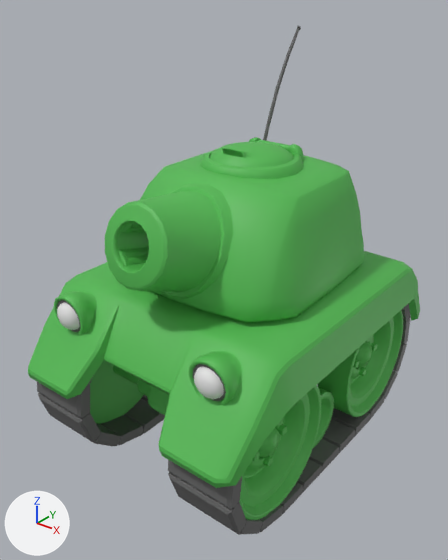
Renders of the FBX model Assets/Models/Tank.fbx from each side of a commit.
Camera for both pictures: a 50 mm camera at (2.14, -2.81, 2.75) aimed at (-0.05, -0.07, 1.05). Arrows for +X, +Y and +Z are at lower left; the lights stay in place.

The older version as bpy lines, for what is in view:
```python
me_scene = bpy.data.meshes.new('Scene')
me_scene.from_pydata(...)  # 1305 vertices, 2536 faces; spans x -0.85..0.85, y -1.11..1.26, z 0.05..1.16
# faces by material slot: [2162, 128, 246]
me_scene.materials.append(mat_tankcolour)  # green #53b953
me_scene.materials.append(mat_tanklights)  # white #e7e7e7
me_scene.materials.append(mat_tankgrey)  # dark grey #646464
me_scene_001 = bpy.data.meshes.new('Scene.001')
me_scene_001.from_pydata(...)  # 2366 vertices, 4452 faces; spans x 0.0..0.77, y -1.05..1.05, z -0.03..0.94
# faces by material slot: [3808, 644]
me_scene_001.materials.append(mat_tankcolour)  # green #53b953
me_scene_001.materials.append(mat_tankgrey)  # dark grey #646464
me_scene_002 = bpy.data.meshes.new('Scene.002')
me_scene_002.from_pydata(...)  # 2366 vertices, 4452 faces; spans x -0.77..0.0, y -1.05..1.05, z -0.03..0.94
# faces by material slot: [3808, 644]
me_scene_002.materials.append(mat_tankcolour)  # green #53b953
me_scene_002.materials.append(mat_tankgrey)  # dark grey #646464
me_scene_003 = bpy.data.meshes.new('Scene.003')
me_scene_003.from_pydata(...)  # 1232 vertices, 2418 faces; spans x -0.65..0.65, y -0.91..1.07, z 1.03..2.46
# faces by material slot: [2043, 375]
me_scene_003.materials.append(mat_tankcolour)  # green #53b953
me_scene_003.materials.append(mat_tankgrey)  # dark grey #646464
ob_tankchassis = bpy.data.objects.new('TankChassis', me_scene)
ob_tankchassis.location = (0.0, 0.0, 0.0)
ob_tanktracksleft = bpy.data.objects.new('TankTracksLeft', me_scene_001)
ob_tanktracksleft.location = (0.0, 0.0, 0.0)
ob_tanktracksright = bpy.data.objects.new('TankTracksRight', me_scene_002)
ob_tanktracksright.location = (0.0, 0.0, 0.0)
ob_tankturret = bpy.data.objects.new('TankTurret', me_scene_003)
ob_tankturret.location = (0.0, 0.0, 0.0)
```
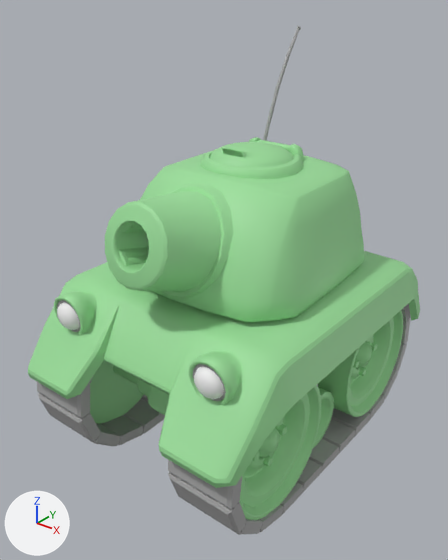
Where the newer file only moved an object's origin or applied its transform, the numbers keep the older frame.

The change, as JSON lines over the scene's bpy script:
```json
{"op": "add", "block": "mat_tankcolour_002", "code": ["mat_tankcolour_002 = principled_material('TankColour.002')", "mat_tankcolour_002.base_color = (0.327, 0.726, 0.324)  # green #9bdd9a", "mat_tankcolour_002.roughness = 0.553"]}
{"op": "add", "block": "mat_tankgrey_002", "code": ["mat_tankgrey_002 = principled_material('TankGrey.002')", "mat_tankgrey_002.base_color = (0.393, 0.393, 0.393)  # grey #a8a8a8", "mat_tankgrey_002.roughness = 0.553"]}
{"op": "add", "block": "mat_tanklights_002", "code": ["mat_tanklights_002 = principled_material('TankLights.002')", "mat_tanklights_002.base_color = (0.906, 0.906, 0.906)  # white #f4f4f4", "mat_tanklights_002.roughness = 0.553"]}
{"block": "me_scene_003", "where": "me_scene_003.from_pydata(...)  # 1232 vertices, 2418 faces; spans x -0.65..0.65, y -0.91..1.07, z 1.03..2.46"}
{"block": "me_scene_003", "where": "# used by ob_tankturret; location = (0.0, 0.0, 0.0)"}
{"block": "me_scene_003", "change": "me_scene_003 part 1: all 2043 faces that had it switch from mat_tankcolour (green #53b953) to mat_tankcolour_002 (green #9bdd9a)"}
{"block": "me_scene_003", "change": "me_scene_003 part 2: all 375 faces that had it switch from mat_tankgrey (dark grey #646464) to mat_tankgrey_002 (grey #a8a8a8)"}
{"block": "me_scene", "where": "me_scene.from_pydata(...)  # 1305 vertices, 2536 faces; spans x -0.85..0.85, y -1.11..1.26, z 0.05..1.16"}
{"block": "me_scene", "where": "# used by ob_tankchassis; location = (0.0, 0.0, 0.0)"}
{"block": "me_scene", "change": "me_scene part 3: all 2162 faces that had it switch from mat_tankcolour (green #53b953) to mat_tankcolour_002 (green #9bdd9a)"}
{"block": "me_scene", "change": "me_scene part 4: all 128 faces that had it switch from mat_tanklights (white #e7e7e7) to mat_tanklights_002 (white #f4f4f4)"}
{"block": "me_scene", "change": "me_scene part 5: all 246 faces that had it switch from mat_tankgrey (dark grey #646464) to mat_tankgrey_002 (grey #a8a8a8)"}
{"block": "me_scene_001", "where": "me_scene_001.from_pydata(...)  # 2366 vertices, 4452 faces; spans x 0.0..0.77, y -1.05..1.05, z -0.03..0.94"}
{"block": "me_scene_001", "where": "# used by ob_tanktracksleft; location = (0.0, 0.0, 0.0)"}
{"block": "me_scene_001", "change": "me_scene_001 part 8: all 3808 faces that had it switch from mat_tankcolour (green #53b953) to mat_tankcolour_002 (green #9bdd9a)"}
{"block": "me_scene_001", "change": "me_scene_001 part 9: all 644 faces that had it switch from mat_tankgrey (dark grey #646464) to mat_tankgrey_002 (grey #a8a8a8)"}
{"block": "me_scene_002", "where": "me_scene_002.from_pydata(...)  # 2366 vertices, 4452 faces; spans x -0.77..0.0, y -1.05..1.05, z -0.03..0.94"}
{"block": "me_scene_002", "where": "# used by ob_tanktracksright; location = (0.0, 0.0, 0.0)"}
{"block": "me_scene_002", "change": "me_scene_002 part 6: all 3808 faces that had it switch from mat_tankcolour (green #53b953) to mat_tankcolour_002 (green #9bdd9a)"}
{"block": "me_scene_002", "change": "me_scene_002 part 7: all 644 faces that had it switch from mat_tankgrey (dark grey #646464) to mat_tankgrey_002 (grey #a8a8a8)"}
```

Changed parts and their boxes (x1, y1, x2, y2) in the pictures (448 x 560 px):
```json
{"part": 1, "of": "me_scene_003", "change": "recoloured", "before": [105, 137, 364, 322], "after": [105, 137, 364, 322]}
{"part": 2, "of": "me_scene_003", "change": "recoloured", "before": [263, 26, 301, 141], "after": [263, 26, 301, 141]}
{"part": 3, "of": "me_scene", "change": "recoloured", "before": [28, 251, 420, 488], "after": [28, 251, 420, 488]}
{"part": 4, "of": "me_scene", "change": "recoloured", "before": [57, 302, 224, 399], "after": [57, 302, 224, 399]}
{"part": 5, "of": "me_scene", "change": "recoloured", "before": [57, 300, 226, 401], "after": [57, 300, 226, 401]}
{"part": 6, "of": "me_scene_002", "change": "recoloured", "before": [89, 360, 143, 424], "after": [89, 360, 143, 424]}
{"part": 7, "of": "me_scene_002", "change": "recoloured", "before": [37, 375, 165, 446], "after": [37, 375, 165, 446]}
{"part": 8, "of": "me_scene_001", "change": "recoloured", "before": [239, 310, 403, 520], "after": [239, 310, 403, 520]}
{"part": 9, "of": "me_scene_001", "change": "recoloured", "before": [168, 304, 411, 535], "after": [168, 304, 411, 535]}
```
